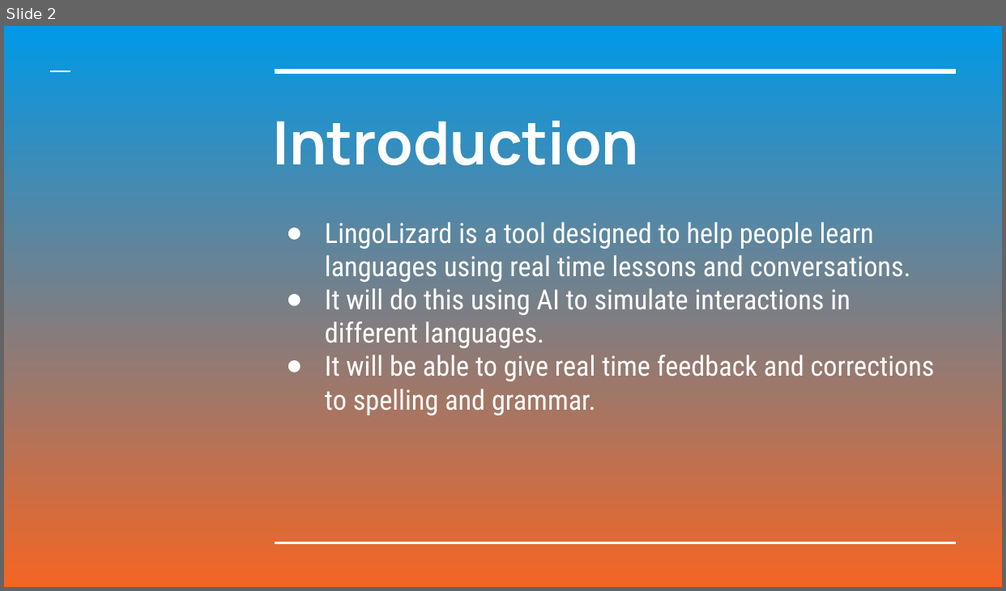
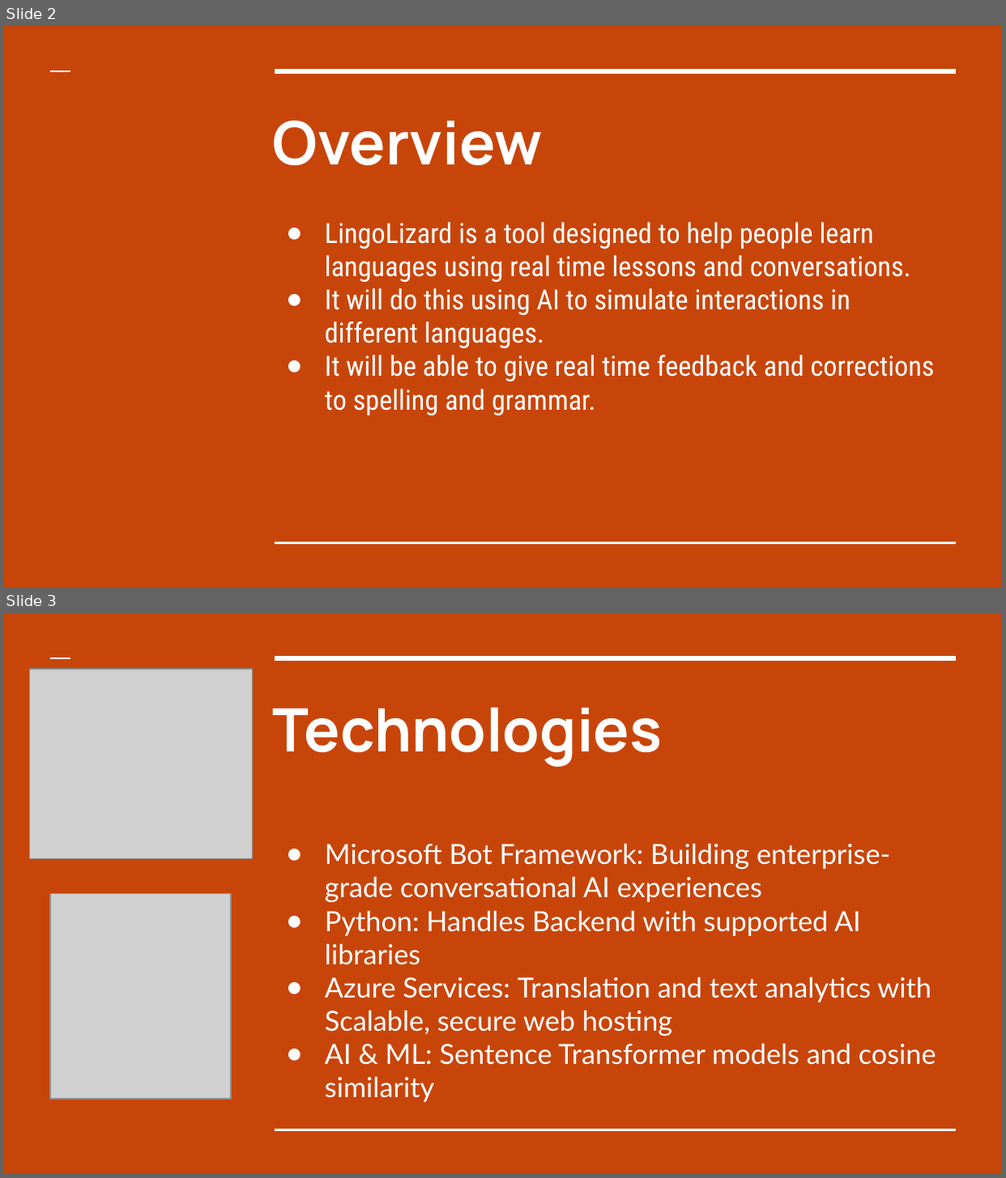
Before and after one commit to mjc136/4thYearProject, a slide deck: docs/LingoLizard.pptx. Shown one above the other, each under a label of ours: slide 2 before the commit, slides 2 and 3 after it. The pictures are 1006x591 and 1006x1178 pixels, drawn with LibreOffice and Linux fonts; fonts in the diff are those of the drawing; grey boxes stand for pictures. Boxes give left, top, right and bottom in pixels: in the first picture for what was removed or moved away, otherwise in the second. Text is boxed around its words. In the diff, an @@ line names an element or a change of style, - is before the commit and + after.

```diff
--- a/docs/LingoLizard.pptx
+++ b/docs/LingoLizard.pptx
@@ slide 3 added at [4,613,1002,1174], background #C8450A; not listed: 3 template elements that a slide beside it also shows @@
@@ picture added at [30,669,253,859] @@
@@ title added at [273,707,662,767], 43.2 pt, text #FFFFFF, bold @@
+Technologies
@@ subtitle added at [325,843,936,1102], 20 pt, text #FFFFFF @@
+● Microsoft Bot Framework: Building enterprise-grade conversational AI experiences
+● Python: Handles Backend with supported AI libraries
+● Azure Services: Translation and text analytics with Scalable, secure web hosting
+● AI & ML: Sentence Transformer models and cosine similarity
@@ picture added at [50,893,231,1099] @@
@@ slide 2 changed as well @@
@@ background gradient #0099E8 to #F46524 to #C8450A @@
@@ title at [273,120,543,165]: text changed @@
-Introduction
+Overview
```
Also in this commit, not shown: 4 other slides changed, 2 other slides added, 8 slides removed, 1 other file.
